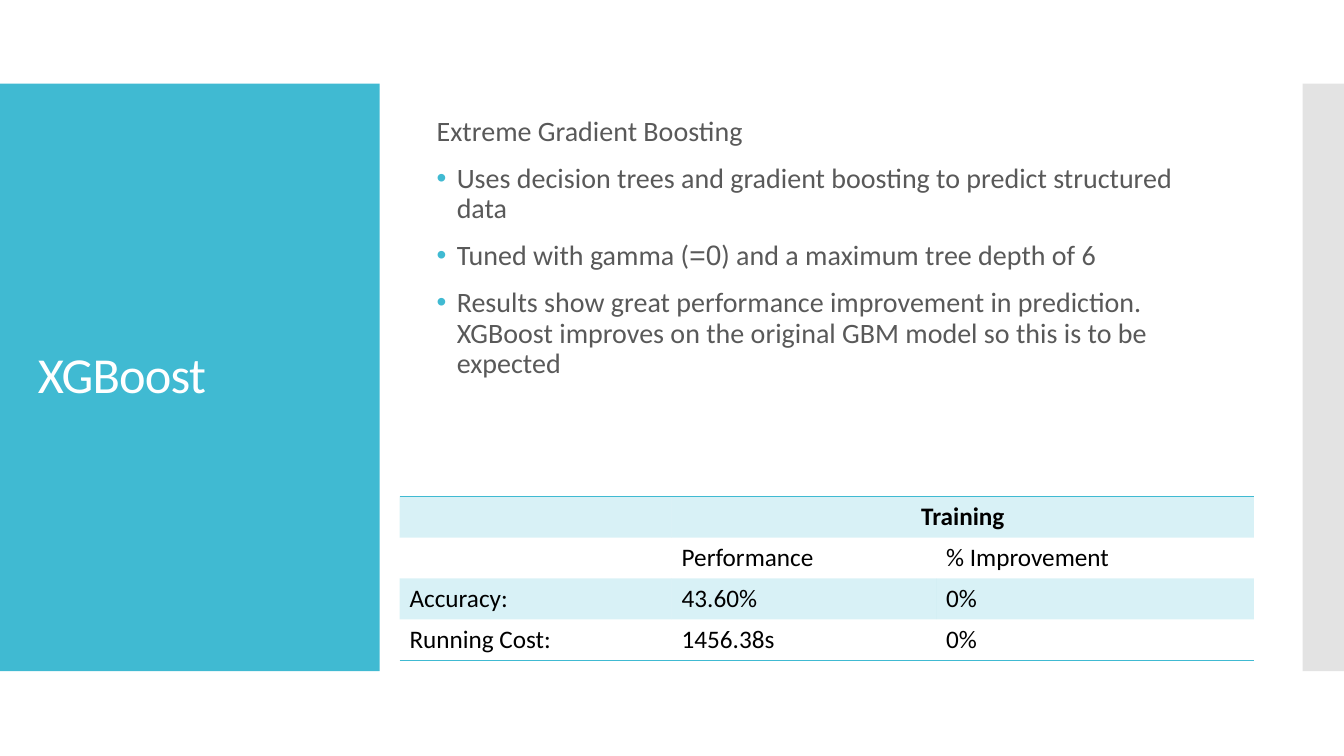
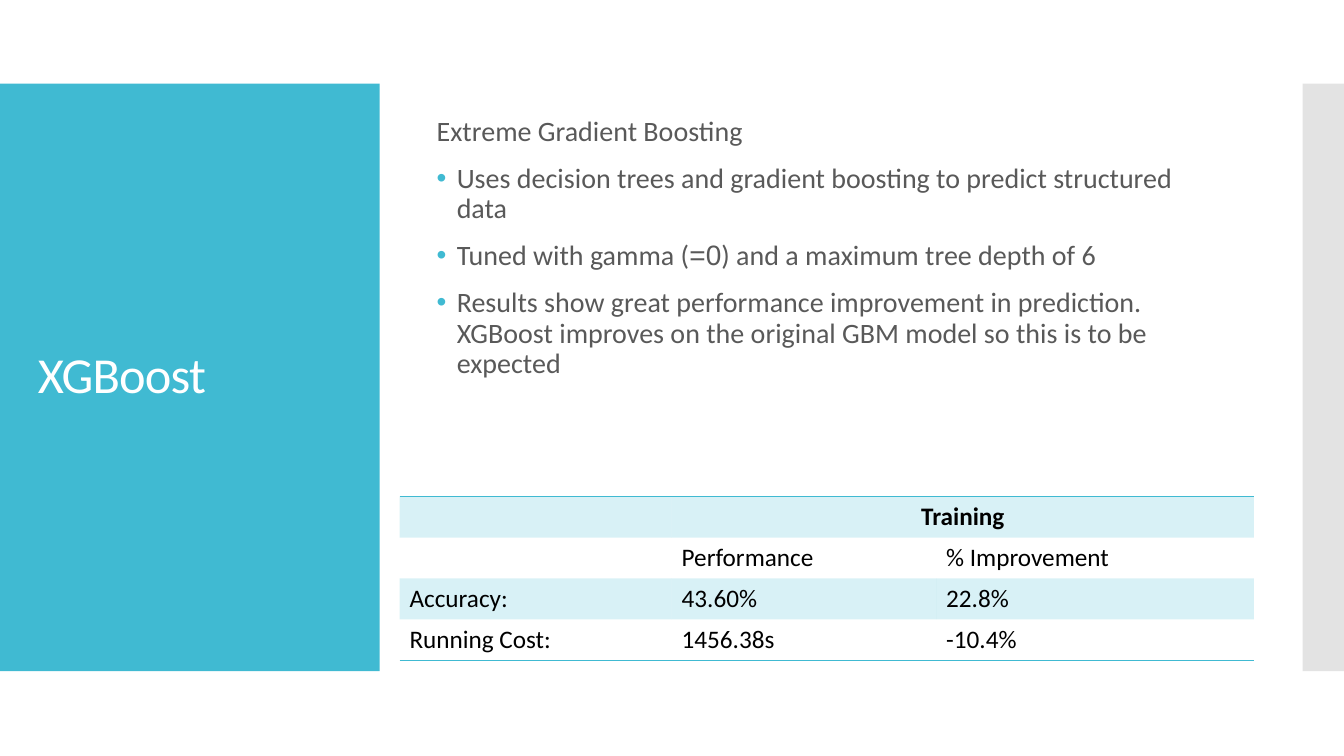
Before and after one commit to TZstatsADS/Fall2019-proj3-sec1-grp7, a slide deck: slide 5 of doc/ADS; Project 3; Predictive Analytics for Facial Emotion Recognition.pptx. Drawn at 1344x756 pixels with LibreOffice and Linux fonts; fonts in the diff are those of the drawing. Boxes give left, top, right and bottom in pixels: in the first picture for what was removed or moved away, otherwise in the second. Text is boxed around its words. In the diff, an @@ line names an element or a change of style, - is before the commit and + after.

```diff
--- a/doc/ADS; Project 3; Predictive Analytics for Facial Emotion Recognition.pptx
+++ b/doc/ADS; Project 3; Predictive Analytics for Facial Emotion Recognition.pptx
@@ table at [399,497,1253,660] @@
-row 3, column 3: 0%
+row 3, column 3: 22.8%
-row 4, column 3: 0%
+row 4, column 3: -10.4%
```
Also in this commit, not shown: 4 other slides changed.
